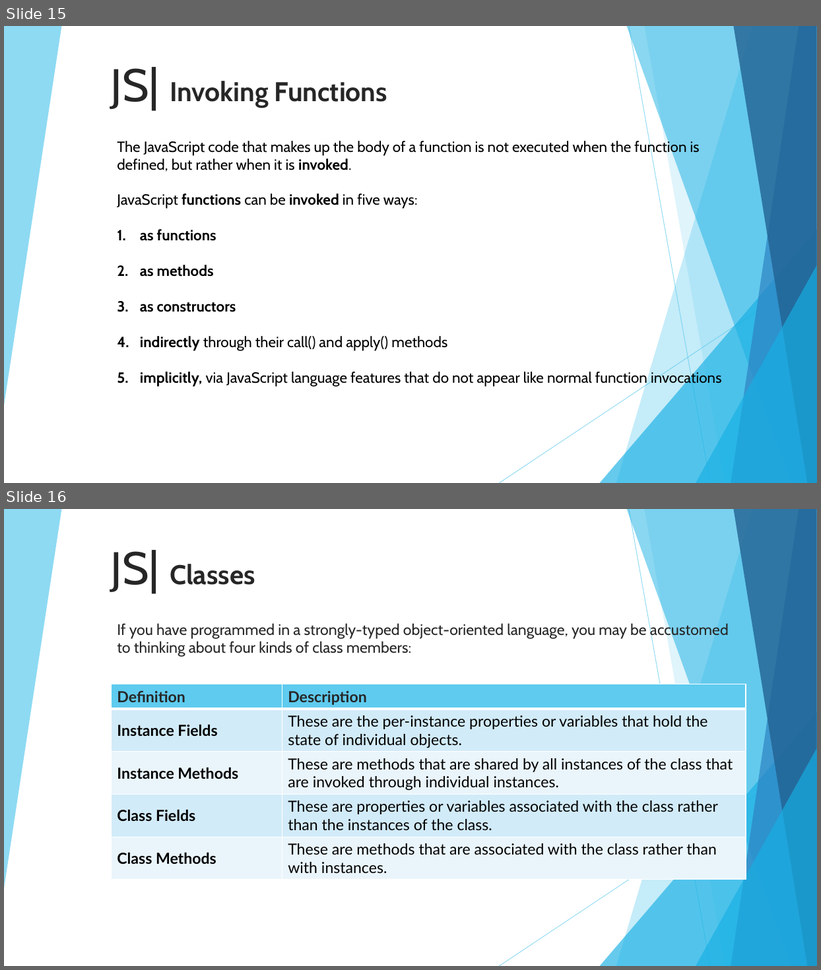
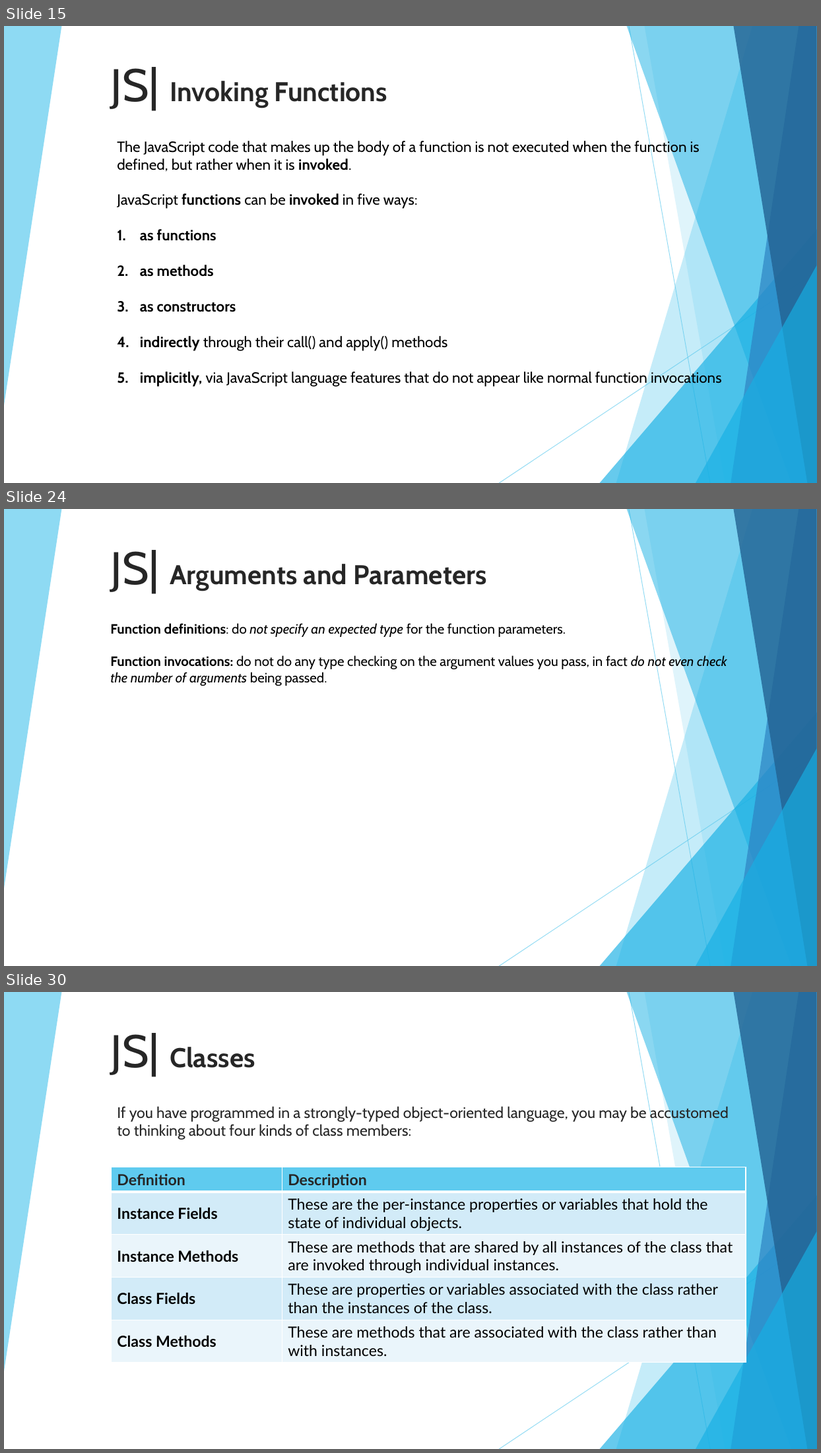
Before and after one commit to 01Primo/slides, a slide deck: 08_Javascript_Classes.pptx. Shown one above the other, each under a label of ours: slides 15 and 16 before the commit, slides 15, 24 and 30 after it; the slides between them are not shown. The pictures are 821x970 and 821x1453 pixels, drawn with LibreOffice and Linux fonts; fonts in the diff are those of the drawing. Boxes give left, top, right and bottom in pixels: in the first picture for what was removed or moved away, otherwise in the second. Text is boxed around its words. In the diff, an @@ line names an element or a change of style, - is before the commit and + after.

```diff
--- a/08_Javascript_Classes.pptx
+++ b/08_Javascript_Classes.pptx
@@ slide 24 added at [4, 509, 817, 966], background #FFFFFF; not listed: 10 template elements that a slide beside it also shows @@
@@ title added at [111, 550, 487, 594], 32 pt, text #262626, bold @@
+JS| Arguments and Parameters
@@ text added at [110, 623, 727, 686], 16 pt, text #000000 @@
+Function definitions: do not specify an expected type for the function parameters.
+Function invocations: do not do any type checking on the argument values you pass, in fact do not even check the number of arguments being passed.
@@ what was slide 16 is now slide 30 @@
```
Also in this commit, not shown: 13 other slides added.
